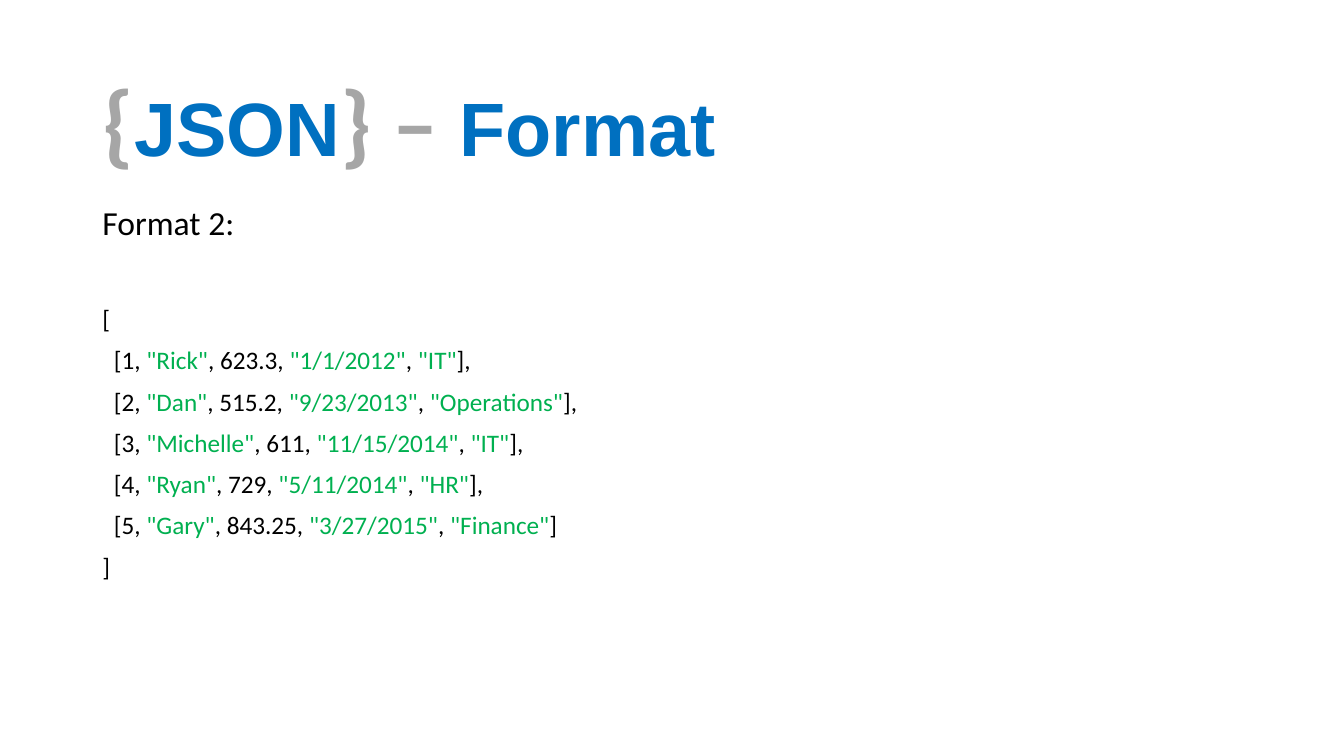
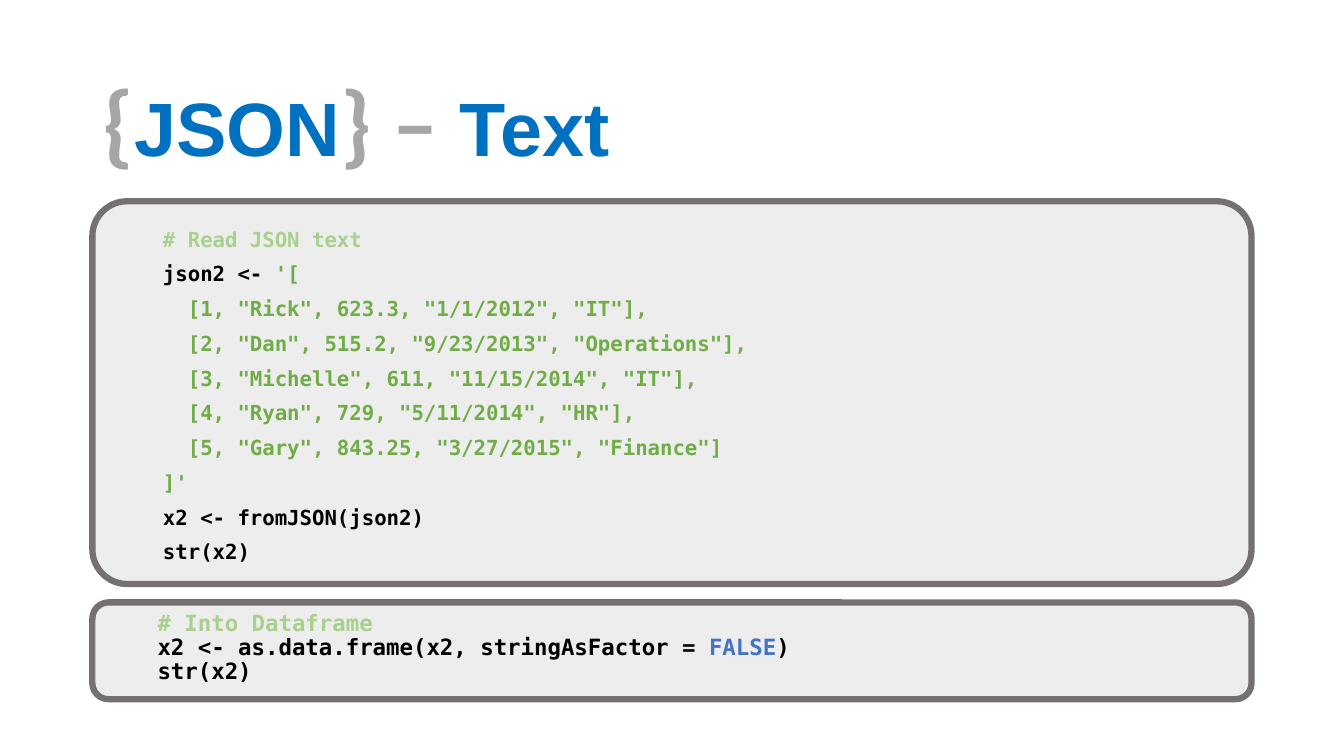
Before and after one commit to aephidayatuloh/basic_r_json, a slide deck: slide 16 of Introduction To R & JSON.pptx (slide 15 before the commit). Drawn at 1344x756 pixels with LibreOffice and Linux fonts; fonts in the diff are those of the drawing; background and template pictures are left out. Boxes give left, top, right and bottom in pixels: in the first picture for what was removed or moved away, otherwise in the second. Text is boxed around its words. In the diff, an @@ line names an element or a change of style, - is before the commit and + after.

```diff
--- a/Introduction To R & JSON.pptx
+++ b/Introduction To R & JSON.pptx
@@ title at box(134, 103, 610, 157): text changed @@
-{JSON} – Format
+{JSON} – Text
@@ text "# Read JSON text": place and size @@
-text "# Read JSON text" at box(102, 213, 577, 538)
+text "# Read JSON text" at box(93, 202, 1252, 585)
@@ text "# Read JSON text" at box(93, 202, 1252, 585): fill none to #EDEDED; outline none to #767171 4.5 pt @@
@@ text at box(163, 231, 362, 286): text changed; size 24 to 14.8 pt; font Calibri to DejaVu Sans Mono; text colour #000000 to #A9D18E; bold on @@
-Format 2:
-[
+# Read JSON text
+json2 <- '[
@@ text at box(188, 299, 747, 460): size 18 to 14.8 pt, font Calibri to DejaVu Sans Mono, text colour #000000 to #70AD47, bold on in "[1, "Rick", 623.3, "1/1/2012", "IT"],", "[2, "Dan", 515.2, "9/23/2013", "Operations"],", "[3, "Michelle", 611, "11/15/2014", "IT"],", "[4, "Ryan", 729, "5/11/2014", "HR"]," and 1 more places; text colour #00B050 to #70AD47 in ""Rick", "1/1/2012", "IT"],", ""Dan", "9/23/2013", "Operations"],", ""Michelle", "11/15/2014", "IT"],", ""Ryan", "5/11/2014", "HR"]," and 1 more places; indent changed; line spacing 0.9 to 1.4; less space between paragraphs @@
@@ text at box(163, 508, 424, 562): text changed; size 18 to 14.8 pt; font Calibri to DejaVu Sans Mono; bold on @@
-]
+]'
+x2 <- fromJSON(json2)
+str(x2)
@@ rounded rectangle added at box(93, 603, 1252, 700), fill #EDEDED, outline #767171 4.5 pt, 16 pt, text #000000, bold @@
+# Into Dataframe
+x2 <- as.data.frame(x2, stringAsFactor = FALSE)
+str(x2)
```
Also in this commit, not shown: 7 other slides changed, 6 slides added, 4 slides removed.
